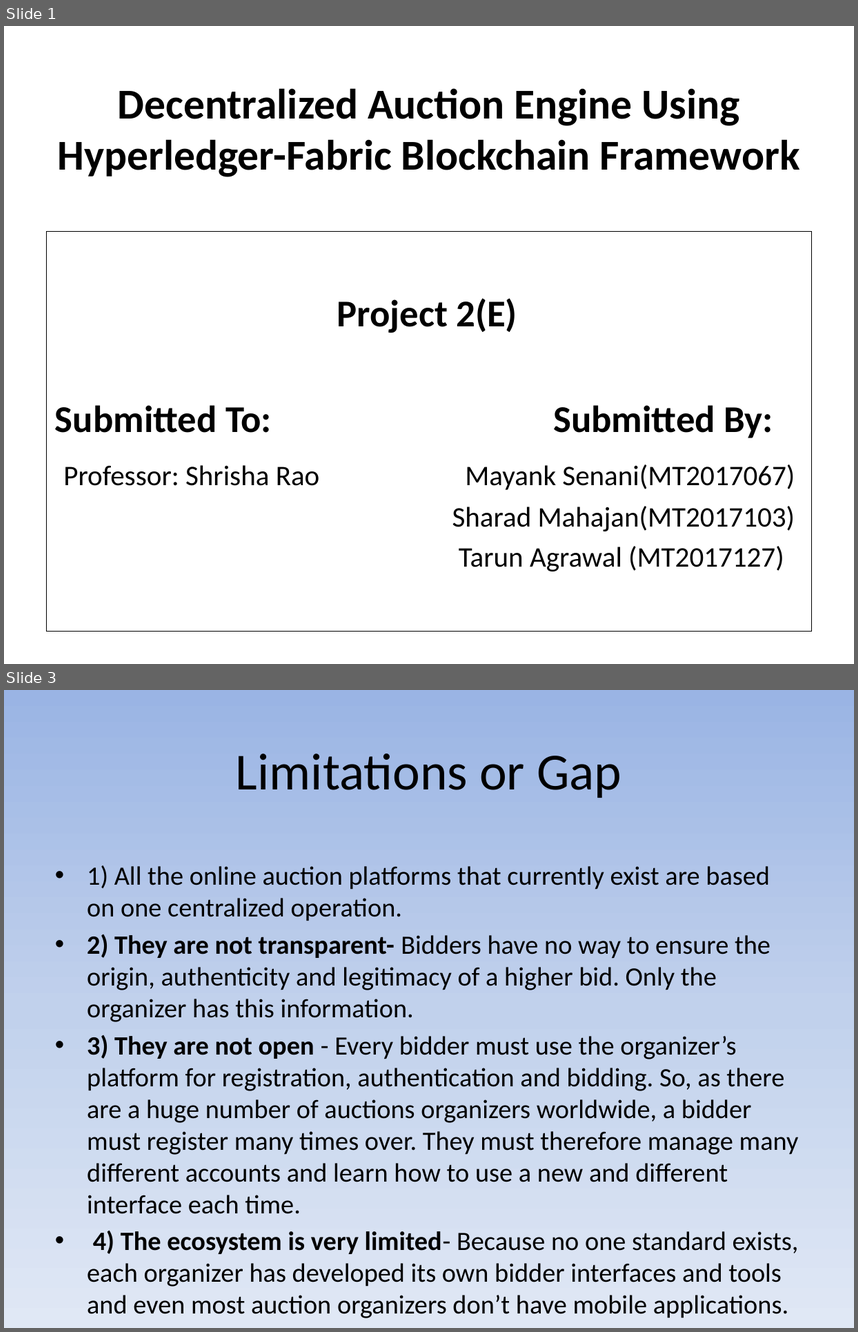
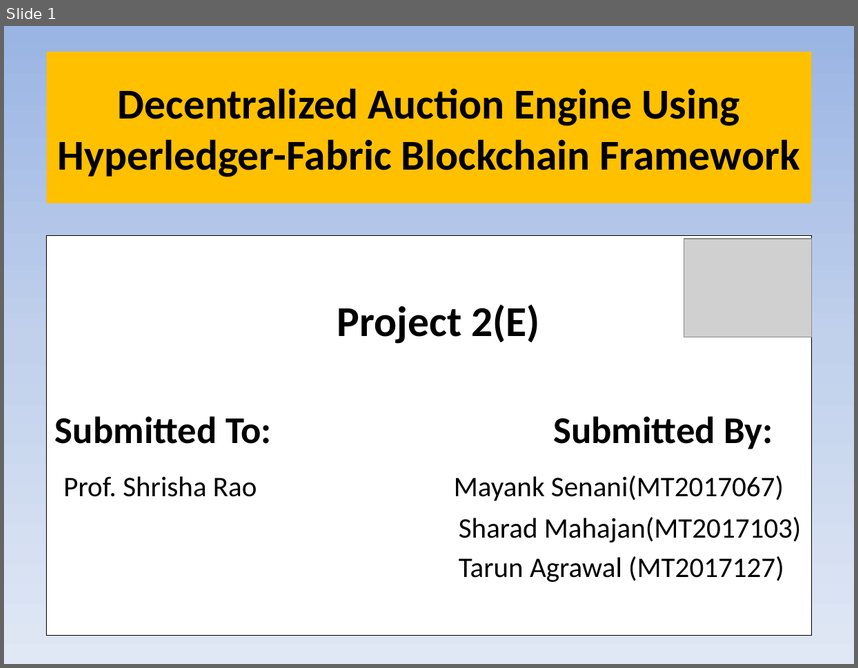
Before and after one commit to senani-mayank/Auction-Engine, a slide deck: slides/auctionfinal.pptx. Shown one above the other, each under a label of ours: slides 1 and 3 before the commit, slide 1 after it; the slides between them are not shown. The pictures are 858x1332 and 858x668 pixels, drawn with LibreOffice and Linux fonts; fonts in the diff are those of the drawing; grey boxes stand for pictures; background and template pictures are left out. Boxes give left, top, right and bottom in pixels: in the first picture for what was removed or moved away, otherwise in the second. Text is boxed around its words. In the diff, an @@ line names an element or a change of style, - is before the commit and + after.

```diff
--- a/slides/auctionfinal.pptx
+++ b/slides/auctionfinal.pptx
@@ slide 3 removed at (4, 690, 854, 1328), background gradient #9AB5E4 to #C2D1ED to #E1E8F5 @@
@@ title removed at (236, 753, 622, 798) @@
-Limitations or Gap
@@ text removed at (87, 865, 799, 1318) @@
-• 1) All the online auction platforms that currently exist are based on one centralized operation.
-• 2) They are not transparent- Bidders have no way to ensure the origin, authenticity and legitimacy of a higher bid. Only the organizer has this information.
-• 3) They are not open - Every bidder must use the organizer’s platform for registration, authentication and bidding. So, as there are a huge number of auctions organizers worldwide, a bidder must register many times over. They must therefore manage many different accounts and learn how to use a new and different interface each time.
-• 4) The ecosystem is very limited- Because no one standard exists, each organizer has developed its own bidder interfaces and tools and even most auction organizers don’t have mobile applications.
-• 5) In contrast with the live auction there will be high organizational cost and maintenance cost with limited number of bidders.
@@ slide 1 changed as well @@
@@ background picture (left out) to gradient #9AB5E4 to #C2D1ED to #E1E8F5 @@
@@ title "Decentralized Auction Engine Using Hyperledger-Fabric ...": place and size @@
-title "Decentralized Auction Engine Using Hyperledger-Fabric ..." at (57, 88, 800, 177)
+title "Decentralized Auction Engine Using Hyperledger-Fabric ..." at (47, 52, 811, 203)
@@ title "Decentralized Auction Engine Using Hyperledger-Fabric ..." at (47, 52, 811, 203): fill none to #FFC000 @@
@@ text "Project 2(E)": place and size @@
-text "Project 2(E)" at (47, 232, 811, 631)
+text "Project 2(E)" at (47, 236, 811, 635)
@@ picture added at (684, 239, 811, 337) @@
@@ text at (337, 304, 540, 343): size 32 to 36 pt in "Project 2(E)" @@
@@ text at (63, 475, 784, 501): text changed @@
-Professor: Shrisha Rao Mayank Senani(MT2017067)
+Prof. Shrisha Rao Mayank Senani(MT2017067)
```
Also in this commit, not shown: 2 other slides changed, 13 slides added, 2 other slides removed.
